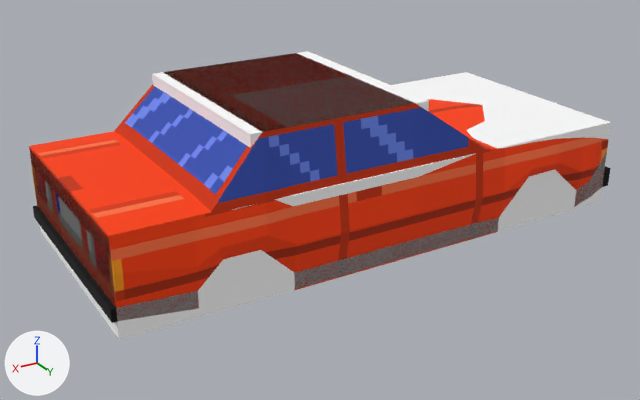
The glTF model assets/models/default.glb as it was, and as the next commit left it.
One viewpoint serves both versions: a 50 mm lens placed at (3.09, 4.99, 2.68), pointed at (0.11, 0.03, 0.2). Every picture has the same lights, and +X, +Y and +Z are marked at lower left. The picture after the commit comes second. Where no turn or scale is listed for an object, it has been applied to the vertices.
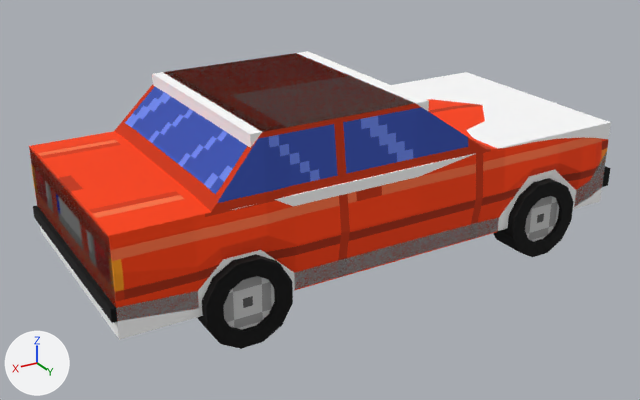
Changed parts and their boxes (x1, y1, x2, y2) in the pictures (640 x 400 px):
'wheel_right_back', added: after (197, 254, 293, 349)
'wheel_right_front', added: after (493, 178, 574, 257)

The edits, one by one:
Mesh me_mesh_4 is new.
It has 50 vertices, 96 faces and spans x -0.281..0.281, y -0.125..0.125, z -0.281..0.281.
It uses material mat_material_0.
Object 'wheel_right_back' (ob_wheel_right_back) is new; it shows me_mesh_4.
Its location is (1.094, 0.75, 0.062).
Object 'wheel_right_front' (ob_wheel_right_front) is new; it shows a copy of me_mesh_4.
Its location is (-1.237, 0.75, 0.062).
